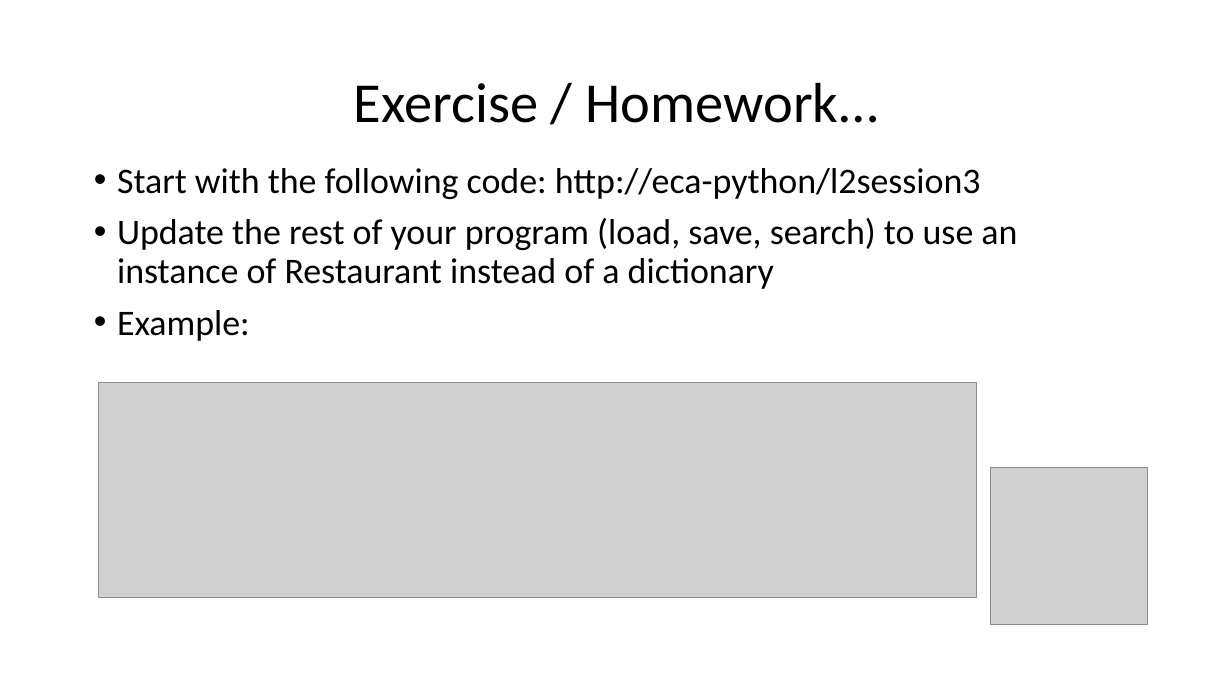
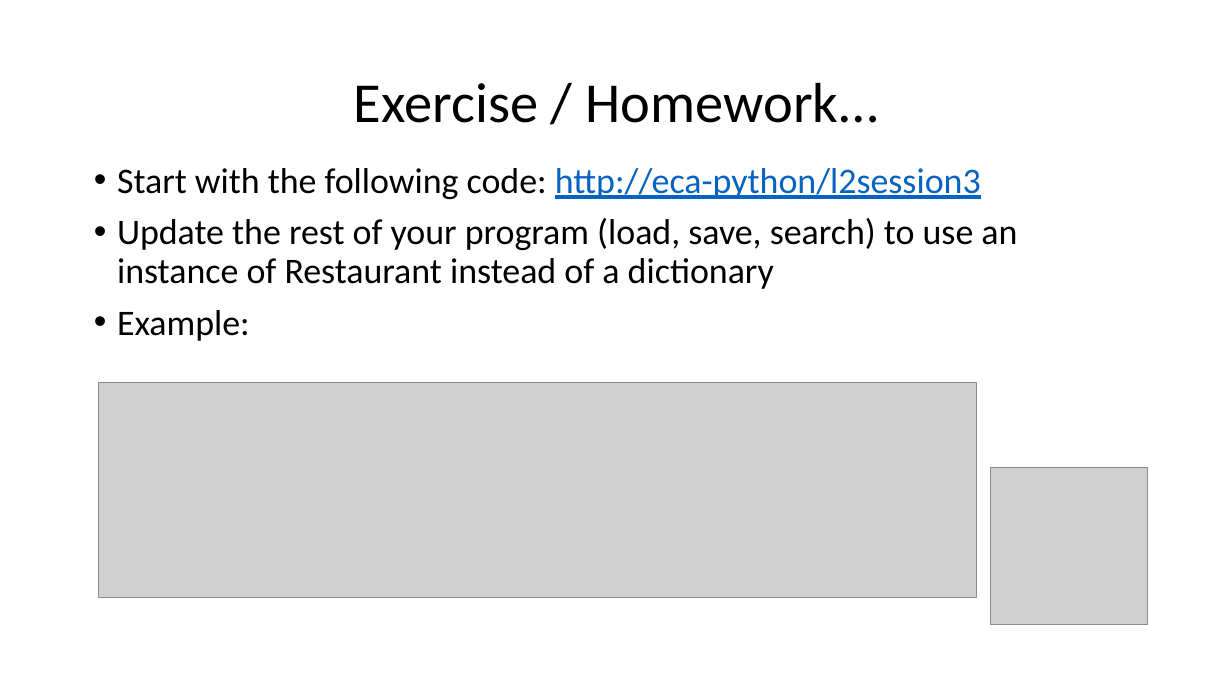
Before and after one commit to wilkotom/python_examples, a slide deck: slide 12 of Python Level 2/Lesson 3/Session 3.pptx. Drawn at 1232x693 pixels with LibreOffice and Linux fonts; fonts in the diff are those of the drawing; grey boxes stand for pictures. Boxes give left, top, right and bottom in pixels: in the first picture for what was removed or moved away, otherwise in the second. Text is boxed around its words. In the diff, an @@ line names an element or a change of style, - is before the commit and + after.

```diff
--- a/Python Level 2/Lesson 3/Session 3.pptx
+++ b/Python Level 2/Lesson 3/Session 3.pptx
@@ text at <box>117,168,981,199</box>: text colour #000000 to #0563C1, underline on in "http://eca-python/l2session3" @@
```
Also in this commit, not shown: 1 other slide changed, 1 other file.
